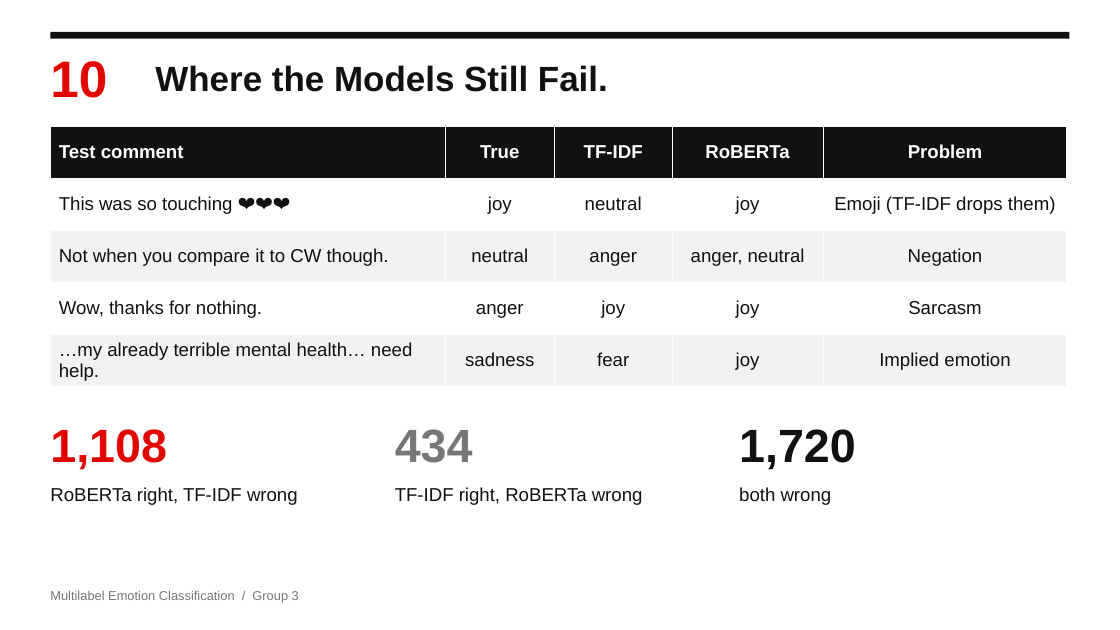
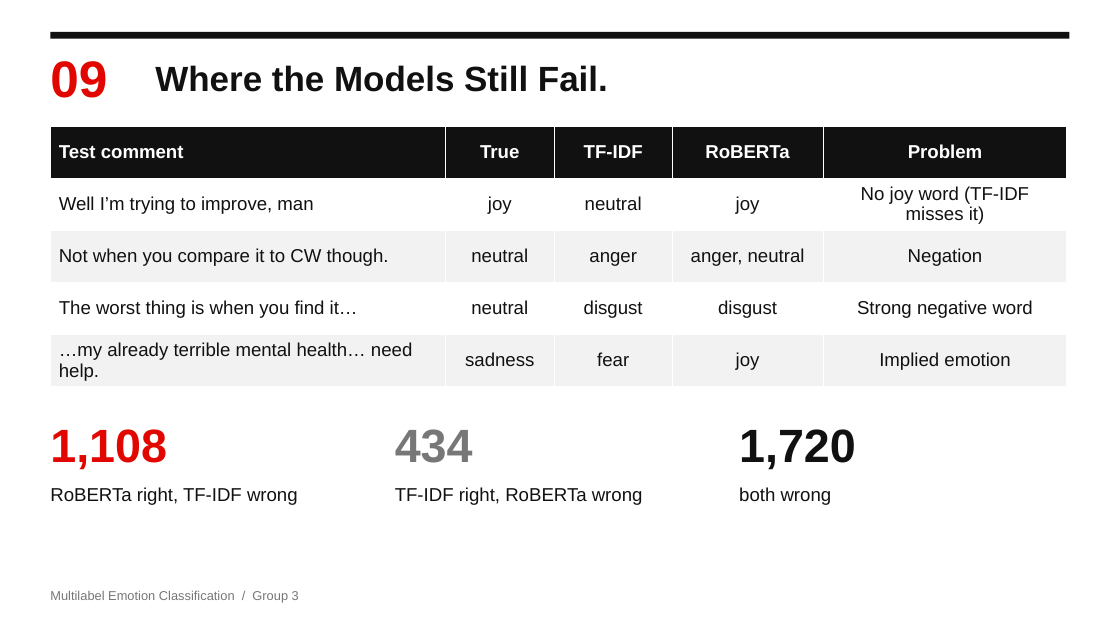
Before and after one commit to Ephab/NLP-Project, a slide deck: slide 9 of Emotion_Classification_Presentation.pptx (slide 10 before the commit). Drawn at 1120x630 pixels with LibreOffice and Linux fonts; fonts in the diff are those of the drawing. Boxes give left, top, right and bottom in pixels: in the first picture for what was removed or moved away, otherwise in the second. Text is boxed around its words. In the diff, an @@ line names an element or a change of style, - is before the commit and + after.

```diff
--- a/Emotion_Classification_Presentation.pptx
+++ b/Emotion_Classification_Presentation.pptx
@@ text at box(50, 61, 107, 98): text changed @@
-10
+09
@@ table at box(50, 126, 1067, 386) @@
-row 2, column 1: This was so touching ❤️❤️❤️
+row 2, column 1: Well I’m trying to improve, man
-row 2, column 5: Emoji (TF-IDF drops them)
+row 2, column 5: No joy word (TF-IDF misses it)
-row 4: Wow, thanks for nothing. | anger | joy | joy | Sarcasm
+row 4: The worst thing is when you find it… | neutral | disgust | disgust | Strong negative word
```
Also in this commit, not shown: 7 other slides changed, 1 slide removed, 2 other files.
